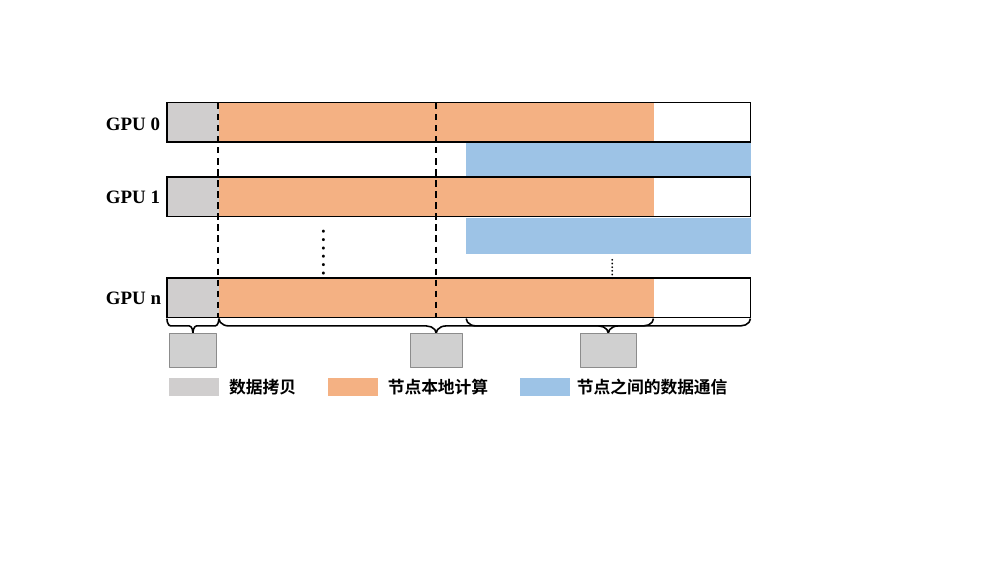
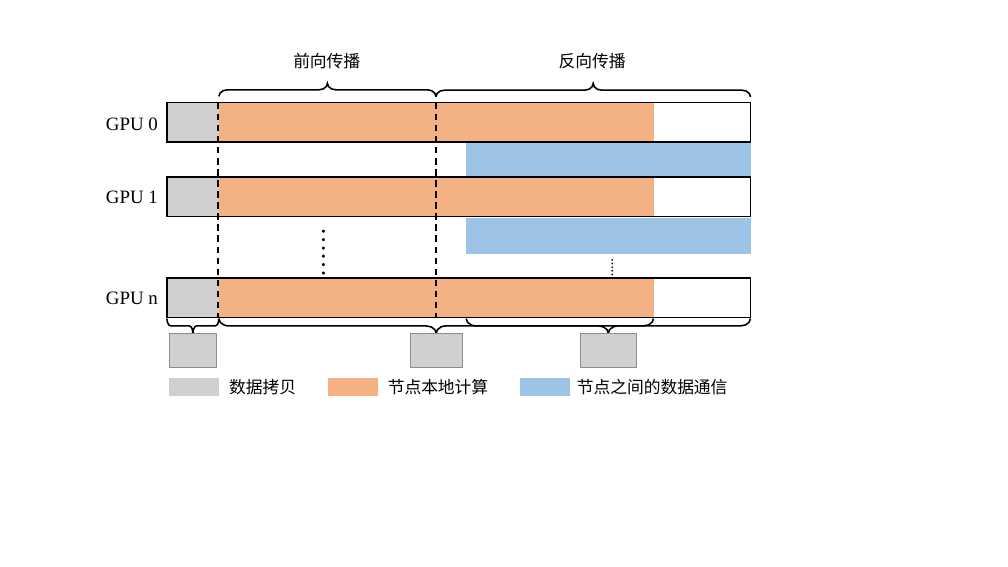
Before and after one commit to EternalLied/zjuthesis-syp, a slide deck: slide 4 of figure/大论文作图.pptx. Drawn at 1008x567 pixels with LibreOffice and Linux fonts; fonts in the diff are those of the drawing; grey boxes stand for pictures. Boxes give left, top, right and bottom in pixels: in the first picture for what was removed or moved away, otherwise in the second. Text is boxed around its words. In the diff, an @@ line names an element or a change of style, - is before the commit and + after.

```diff
--- a/figure/大论文作图.pptx
+++ b/figure/大论文作图.pptx
@@ text added at (x1=293, y1=53, x2=360, y2=69), 16 pt, text #000000 @@
+前向传播
@@ text added at (x1=559, y1=53, x2=626, y2=69), 16 pt, text #000000 @@
+反向传播
@@ left brace added at (x1=219, y1=83, x2=436, y2=96), outline #000000 1.5 pt @@
@@ left brace added at (x1=436, y1=83, x2=751, y2=97), outline #000000 1.5 pt @@
@@ bold off in 6 elements at (x1=106, y1=117, x2=157, y2=131), (x1=106, y1=190, x2=157, y2=204), (x1=229, y1=379, x2=296, y2=395), (x1=388, y1=379, x2=488, y2=395), (x1=577, y1=379, x2=728, y2=395), (x1=106, y1=291, x2=157, y2=305) @@
```
Also in this commit, not shown: 2 slides added, 5 other files.
